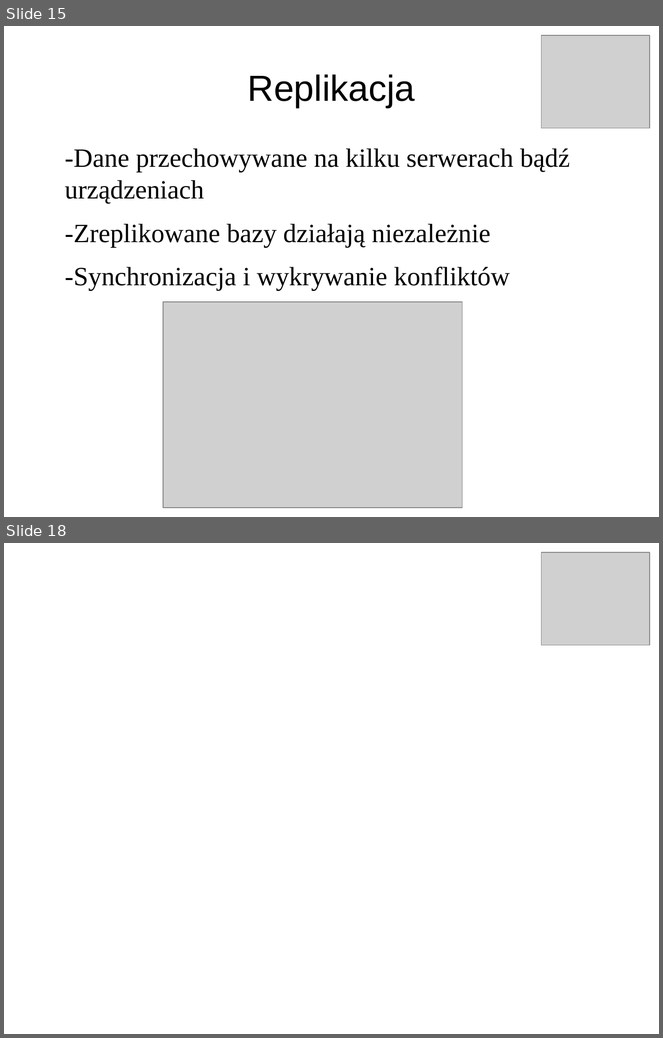
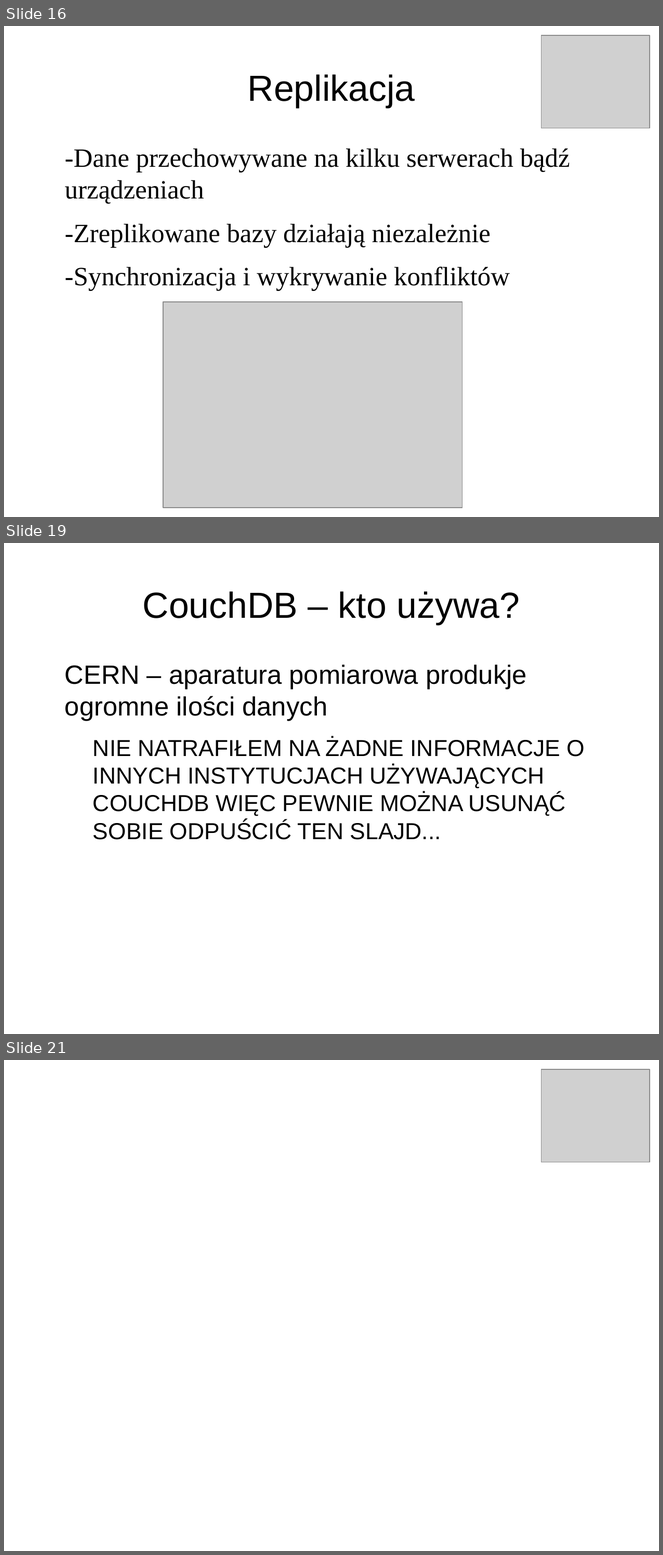
Before and after one commit to pawnow/ProjektErlang, a slide deck: prezentacja.odp. Shown one above the other, each under a label of ours: slides 15 and 18 before the commit, slides 16, 19 and 21 after it; the slides between them are not shown. The pictures are 663x1038 and 663x1555 pixels, drawn with LibreOffice and Linux fonts; fonts in the diff are those of the drawing; grey boxes stand for pictures. Boxes give left, top, right and bottom in pixels: in the first picture for what was removed or moved away, otherwise in the second. Text is boxed around its words. In the diff, an @@ line names an element or a change of style, - is before the commit and + after.

```diff
--- a/prezentacja.odp
+++ b/prezentacja.odp
@@ slide 19 added at [4,543,659,1034], background #FFFFFF @@
@@ title added at [143,591,520,625], 44 pt, text #000000 @@
+CouchDB – kto używa?
@@ text added at [65,665,585,840], 28 pt, text #000000 @@
+CERN – aparatura pomiarowa produkje ogromne ilości danych
+  NIE NATRAFIŁEM NA ŻADNE INFORMACJE O INNYCH INSTYTUCJACH UŻYWAJĄCYCH COUCHDB WIĘC PEWNIE MOŻNA USUNĄĆ SOBIE ODPUŚCIĆ TEN SLAJD...
@@ what was slide 15 is now slide 16 @@
@@ what was slide 18 is now slide 21 @@
```
Also in this commit, not shown: 6 slides changed, 3 other slides added, 1 slide removed.
